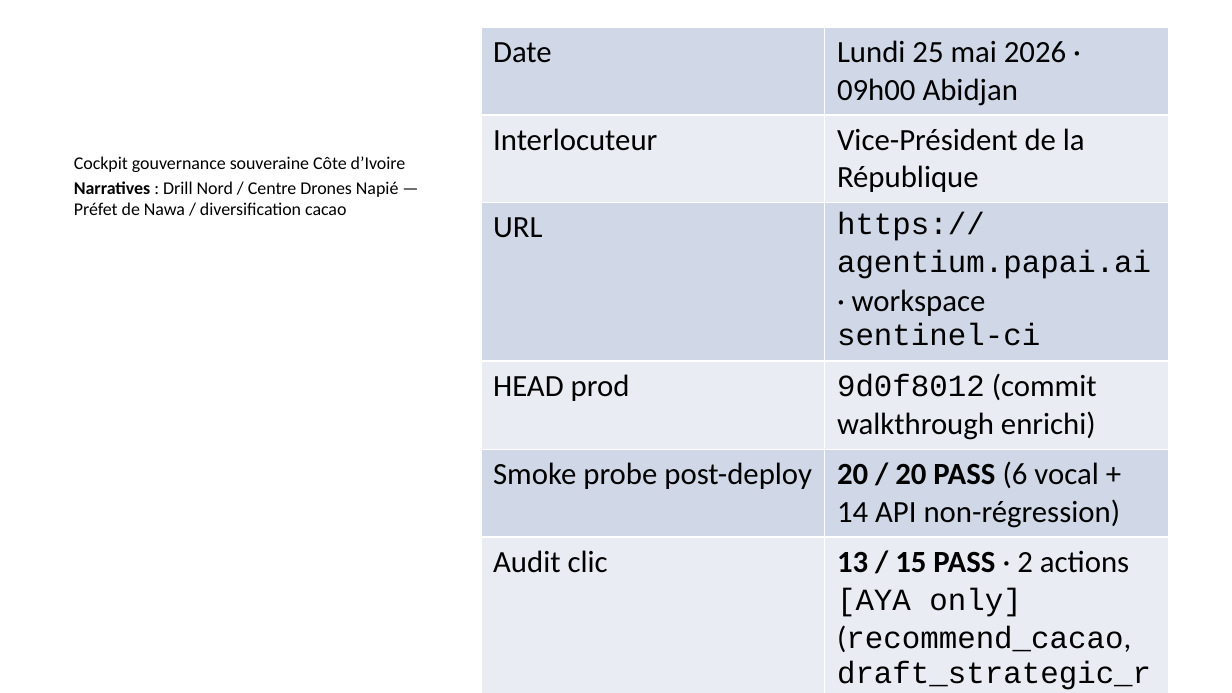
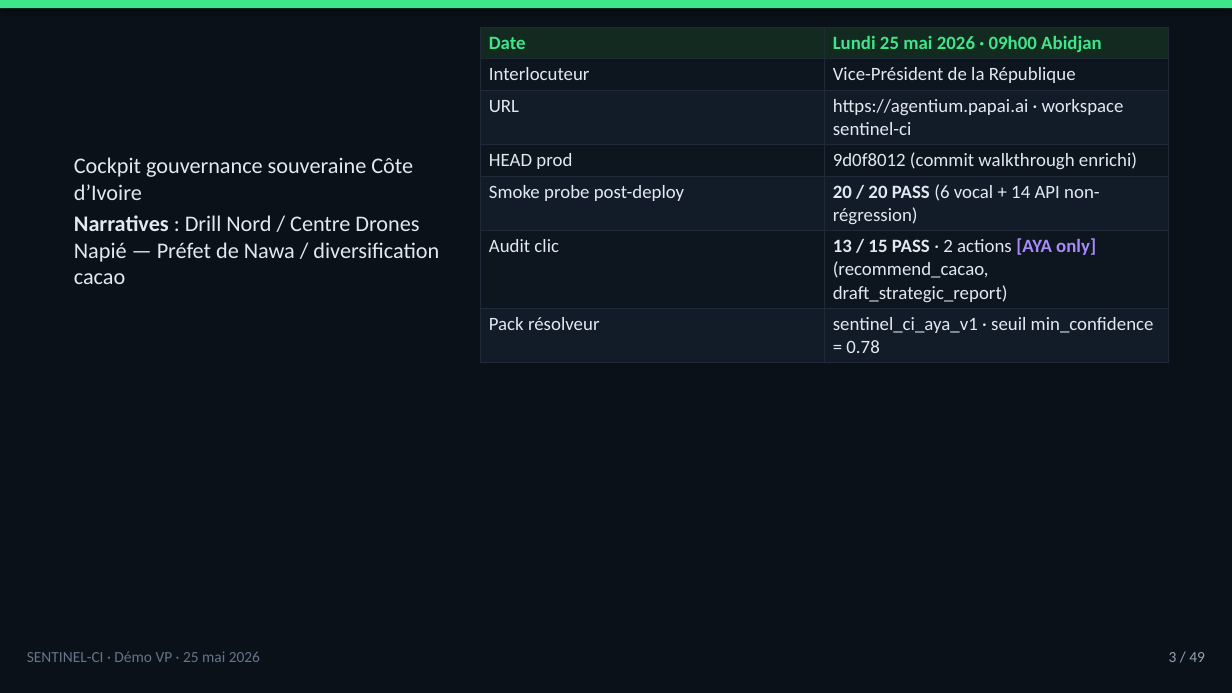
Before and after one commit to tishacian/hyusai, a slide deck: slide 3 of docs/sentinel-ci-demo-deck-2026-05-25.pptx. Drawn at 1232x693 pixels with LibreOffice and Linux fonts; fonts in the diff are those of the drawing. Boxes give left, top, right and bottom in pixels: in the first picture for what was removed or moved away, otherwise in the second. Text is boxed around its words. In the diff, an @@ line names an element or a change of style, - is before the commit and + after.

```diff
--- a/docs/sentinel-ci-demo-deck-2026-05-25.pptx
+++ b/docs/sentinel-ci-demo-deck-2026-05-25.pptx
@@ background #FFFFFF to #0A1118 @@
@@ rectangle added at <box>0,0,1232,9</box>, fill #3EE68A @@
@@ table at <box>480,27,1168,617</box> @@
@@ fill #D0D8E8 to #122A1F in row 1 @@
@@ fill #E9EDF4 to #0D151E in 6 cells @@
@@ fill #D0D8E8 to #121C28 in 6 cells @@
@@ size 18 to 11 pt @@
@@ text colour #000000 to #3EE68A in "Date", "Lundi 25 mai 2026 · 09h00 Abidjan" @@
@@ bold on in "Date", "Lundi 25 mai 2026 · 09h00 Abidjan", "[AYA only]" @@
@@ text colour #000000 to #E2E8F0 in "Interlocuteur", "Vice-Président de la République", "URL", "https://agentium.papai.ai · workspace sentinel-ci" and 8 more places @@
@@ font Courier New to Calibri in "https://agentium.papai.ai sentinel-ci", "9d0f8012", "[AYA only] (recommend_cacao, draft_strategic_report)", "sentinel_ci_aya_v1 min_confidence = 0.78" @@
@@ text colour #000000 to #A78BFA in "[AYA only]" @@
@@ borders changed @@
@@ text "Cockpit gouvernance souveraine Côte d’Ivoire" at <box>74,157,439,284</box>: size 10.5 to 13 pt, text colour #000000 to #E2E8F0 @@
@@ text added at <box>27,651,260,662</box>, 9 pt, text #64748B @@
+SENTINEL-CI · Démo VP · 25 mai 2026
@@ text added at <box>1169,652,1205,662</box>, 9 pt, text #94A3B8 @@
+3 / 49
```
Also in this commit, not shown: 47 other slides changed, 1 slide added, 1 slide removed, 20 other files.
